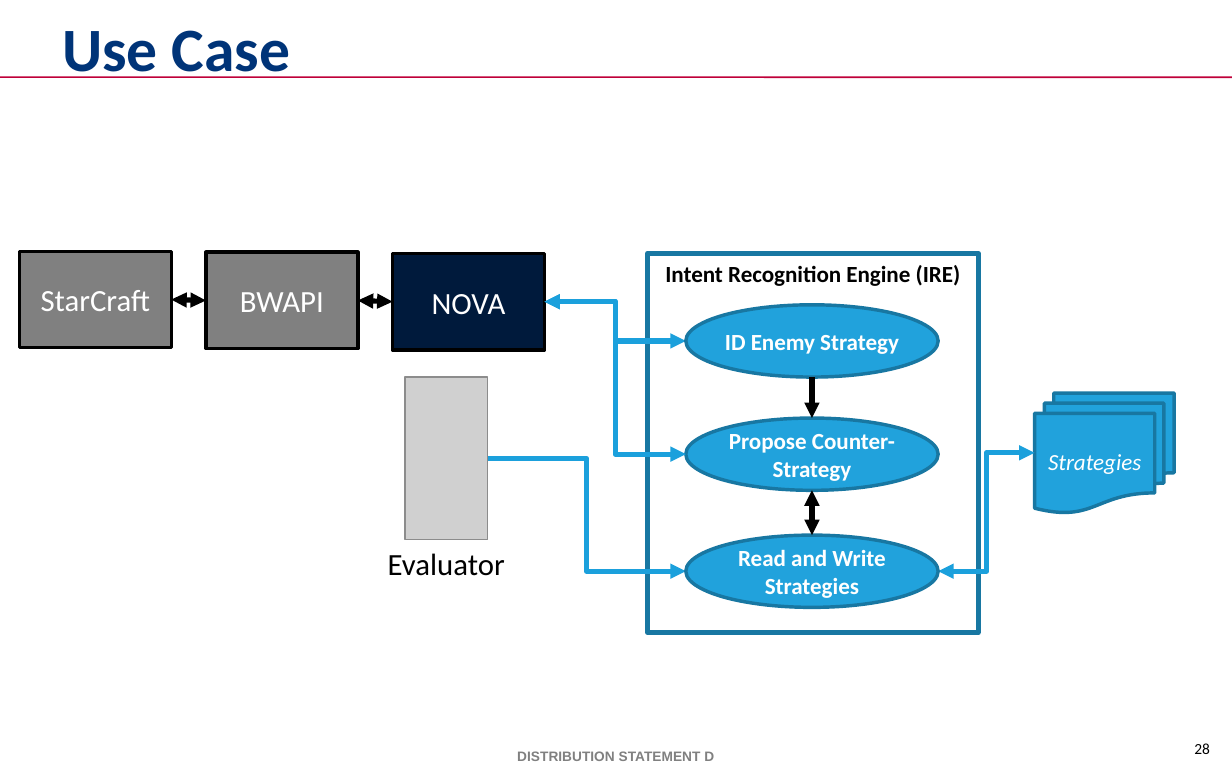
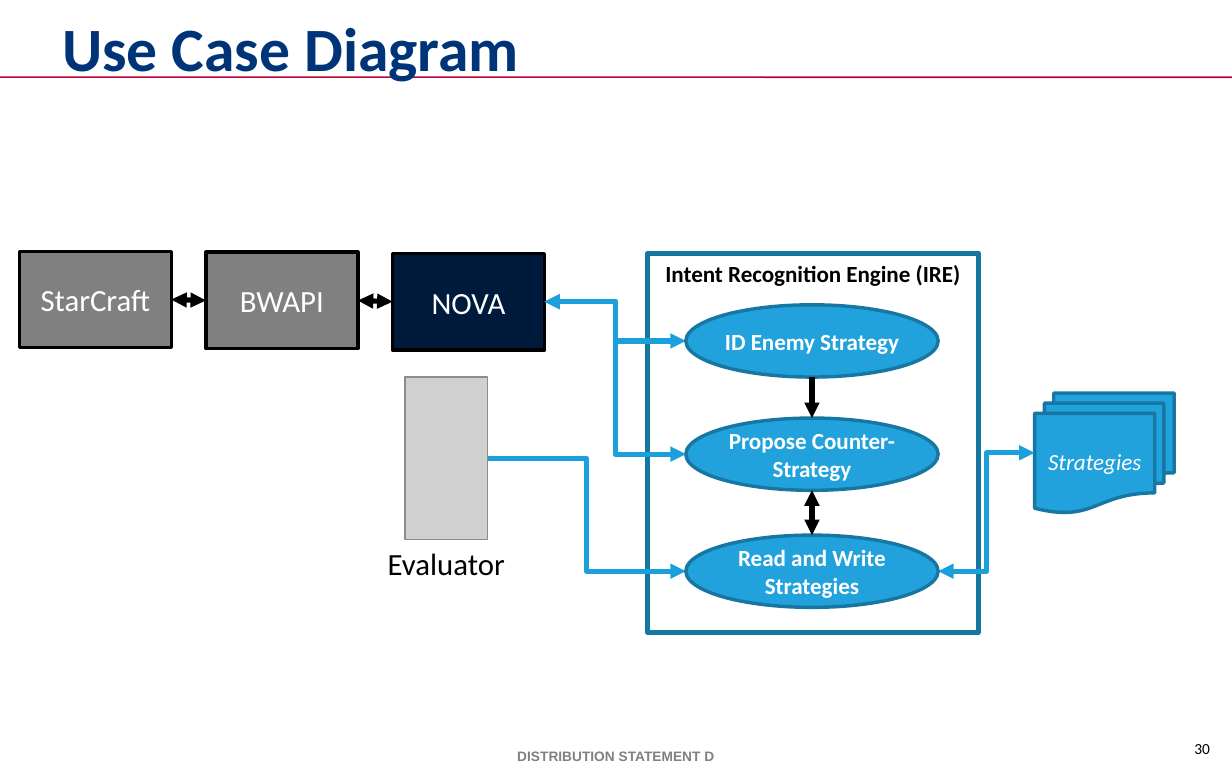
Before and after one commit to mikewkozak/IRE, a slide deck: slide 30 of Documentation/Thesis/Submission Draft/mkozak - Intent Recognition Engine.pptx (slide 28 before the commit). Drawn at 1232x770 pixels with LibreOffice and Linux fonts; fonts in the diff are those of the drawing; grey boxes stand for pictures; background and template pictures are left out. Boxes give left, top, right and bottom in pixels: in the first picture for what was removed or moved away, otherwise in the second. Text is boxed around its words. In the diff, an @@ line names an element or a change of style, - is before the commit and + after.

```diff
--- a/Documentation/Thesis/Submission Draft/mkozak - Intent Recognition Engine.pptx
+++ b/Documentation/Thesis/Submission Draft/mkozak - Intent Recognition Engine.pptx
@@ title at [62, 27, 518, 82]: text changed @@
-Use Case
+Use Case Diagram
@@ page number at [1194, 744, 1210, 754]: text changed @@
-28
+30
```
Also in this commit, not shown: 15 other slides changed, 2 slides added, 1 slide removed.
